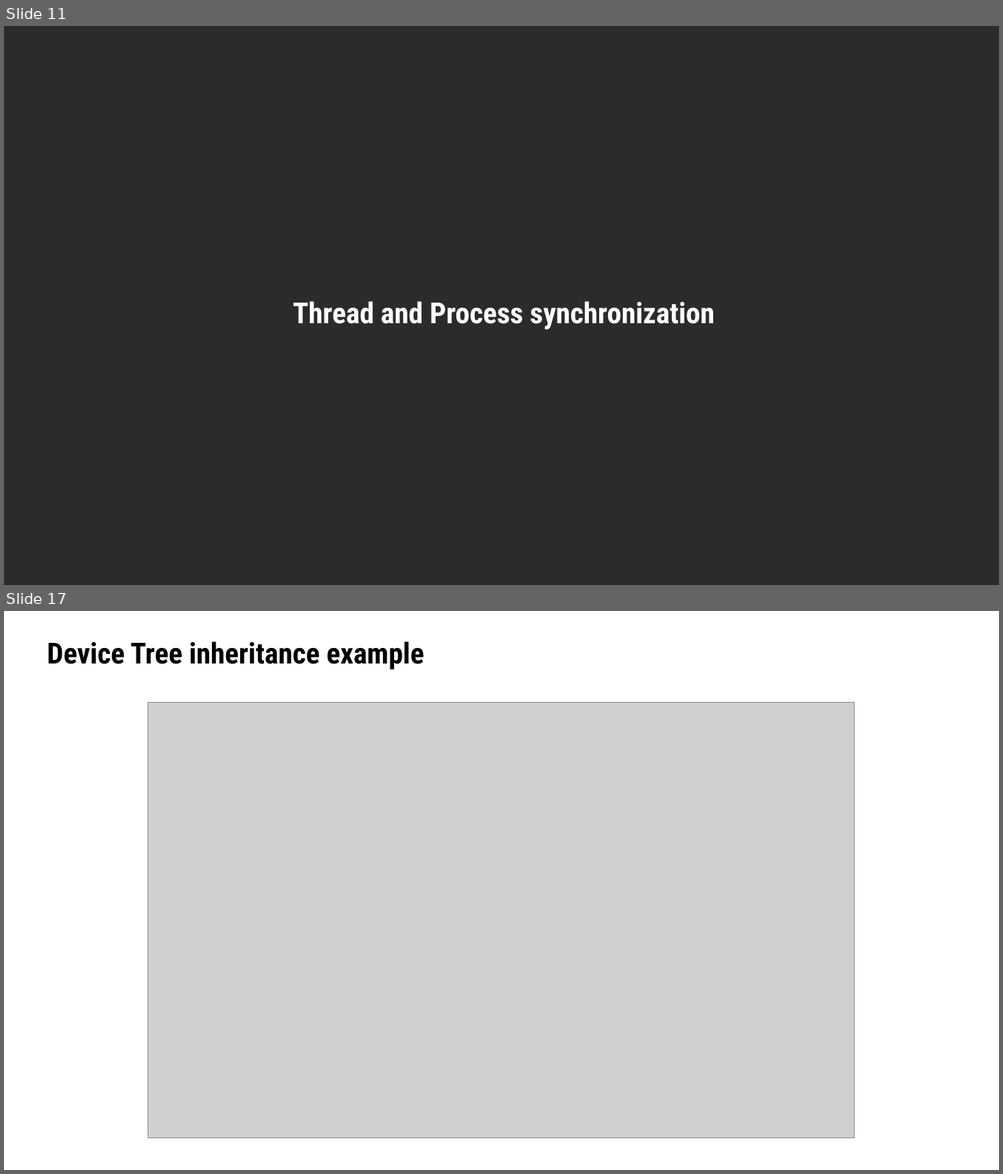
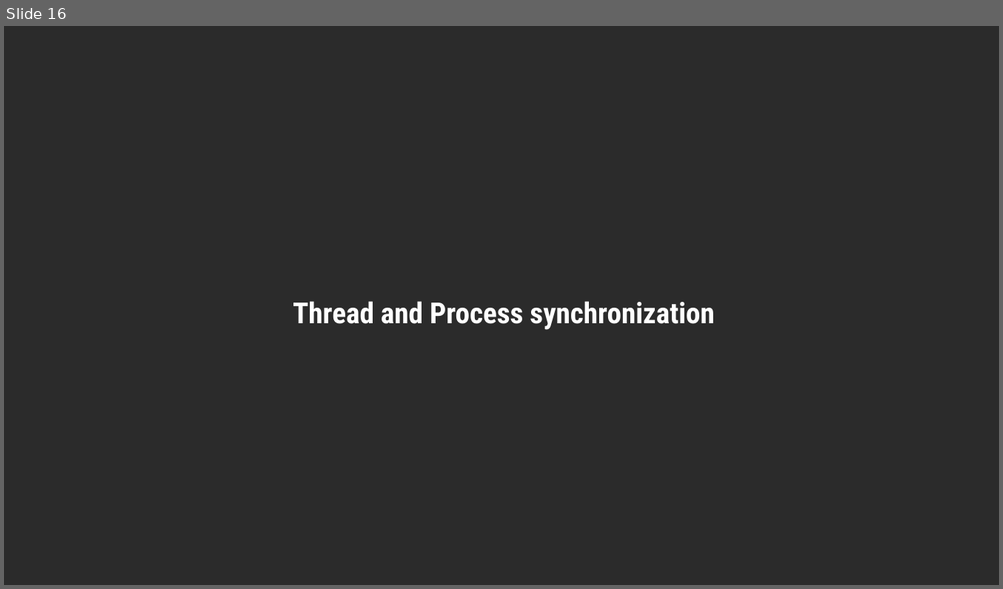
Before and after one commit to cuongnv99sc/OS_overview, a slide deck: doc/OS_overview.pptx. Shown one above the other, each under a label of ours: slides 11 and 17 before the commit, slide 16 after it; the slides between them are not shown. The pictures are 1003x1174 and 1003x589 pixels, drawn with LibreOffice and Linux fonts; fonts in the diff are those of the drawing; grey boxes stand for pictures; background and template pictures are left out; a plain dark background stands for a picture behind light text. Boxes give left, top, right and bottom in pixels: in the first picture for what was removed or moved away, otherwise in the second. Text is boxed around its words. In the diff, an @@ line names an element or a change of style, - is before the commit and + after.

```diff
--- a/doc/OS_overview.pptx
+++ b/doc/OS_overview.pptx
@@ slide 17 removed at <box>4,611,999,1170</box>, background #FFFFFF @@
@@ title removed at <box>47,641,424,669</box> @@
-Device Tree inheritance example
@@ picture removed at <box>148,702,854,1138</box> @@
@@ what was slide 11 is now slide 16 @@
```
Also in this commit, not shown: 2 slides changed, 9 slides added, 19 other slides removed, 1 other file.
